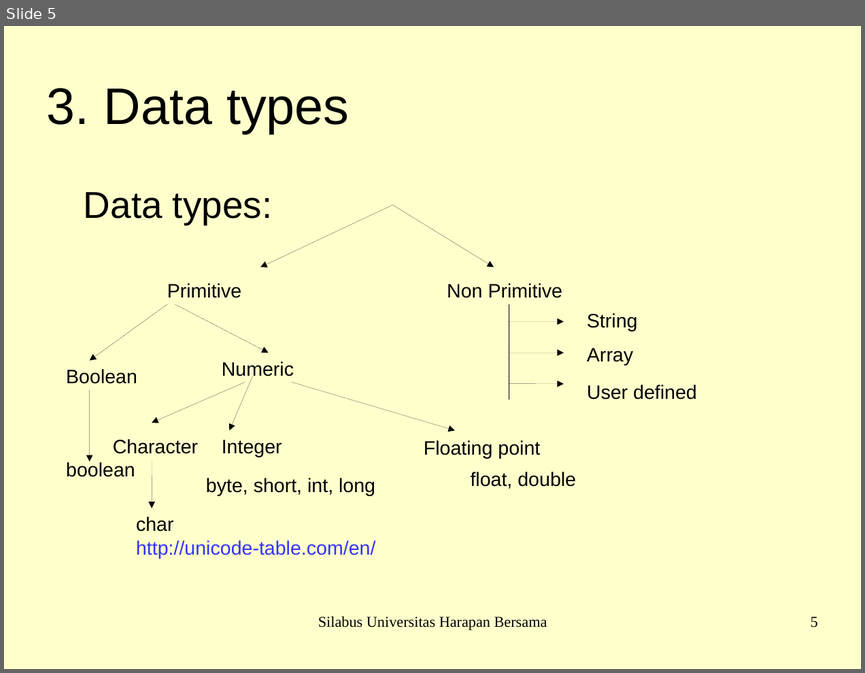
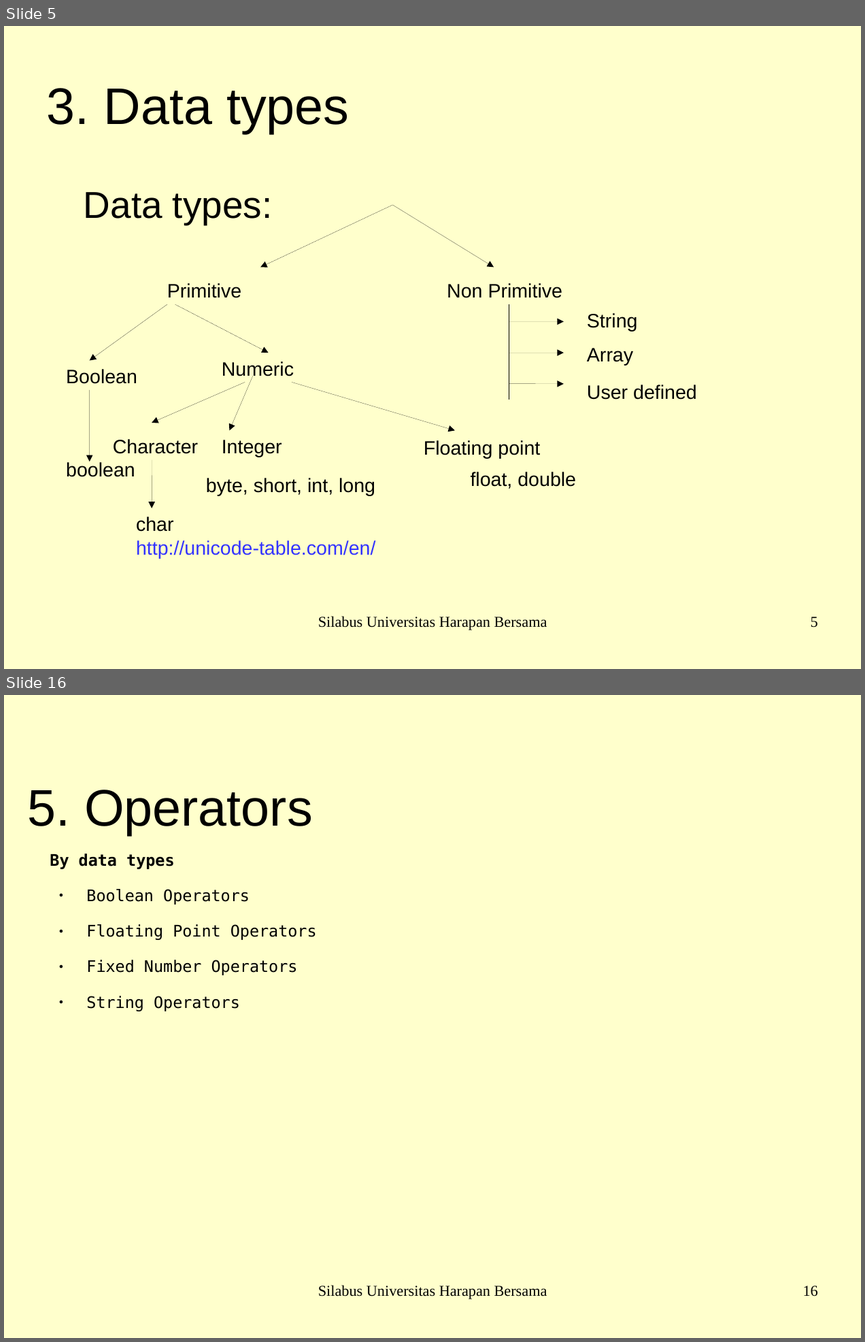
Before and after one commit to arissetyawan-campus-1qaz2wsx3edc/java-programming-basic, a slide deck: java-master-slide.odp. Shown one above the other, each under a label of ours: slide 5 before the commit, slides 5 and 16 after it; the slides between them are not shown. The pictures are 865x673 and 865x1342 pixels, drawn with LibreOffice and Linux fonts; fonts in the diff are those of the drawing; background and template pictures are left out. Boxes give left, top, right and bottom in pixels: in the first picture for what was removed or moved away, otherwise in the second. Text is boxed around its words. In the diff, an @@ line names an element or a change of style, - is before the commit and + after.

```diff
--- a/java-master-slide.odp
+++ b/java-master-slide.odp
@@ slide 16 added at box(4, 695, 861, 1338), background #FFFFCC @@
@@ title added at box(27, 790, 313, 835), 47.6 pt, text #000000 @@
+5. Operators
@@ text added at box(50, 853, 317, 1011), 14.8 pt, text #000000 @@
+By data types
+● Boolean Operators
+● Floating Point Operators
+● Fixed Number Operators
+● String Operators
@@ text added at box(318, 1285, 547, 1299), 14 pt, text #000000 @@
+Silabus Universitas Harapan Bersama
@@ page number added at box(803, 1285, 818, 1296), 14 pt, text #000000 @@
+16
```
Also in this commit, not shown: 2 slides changed, 9 other slides added, 2 other files.
